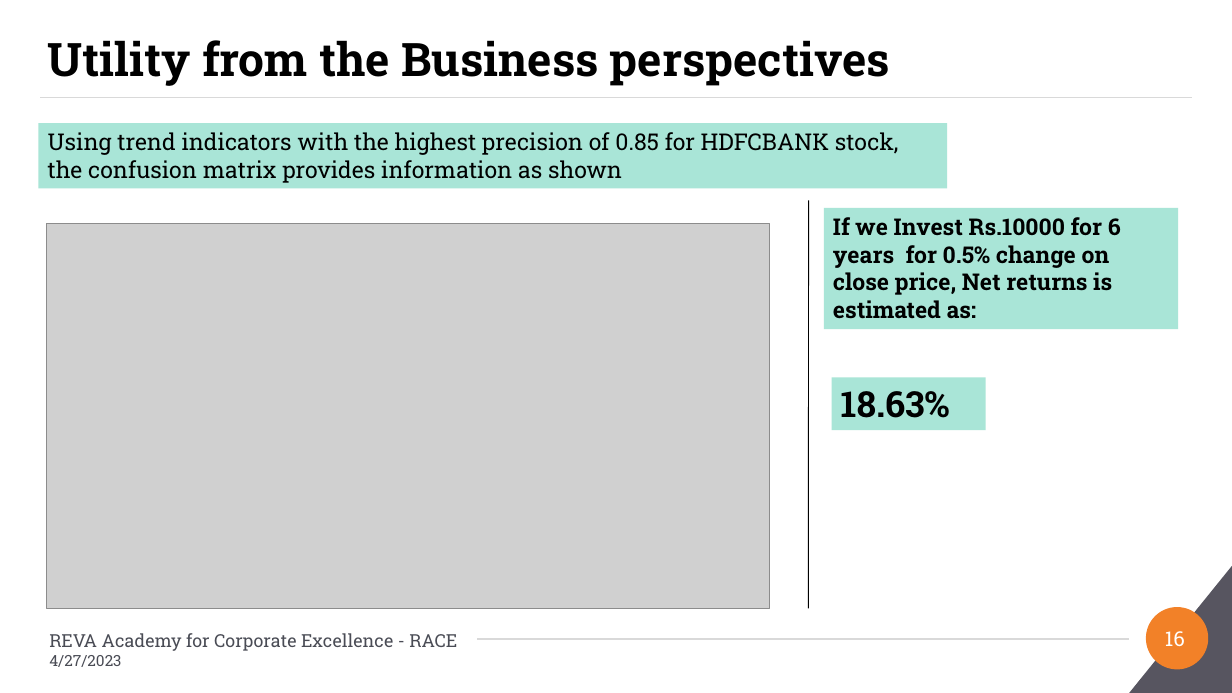
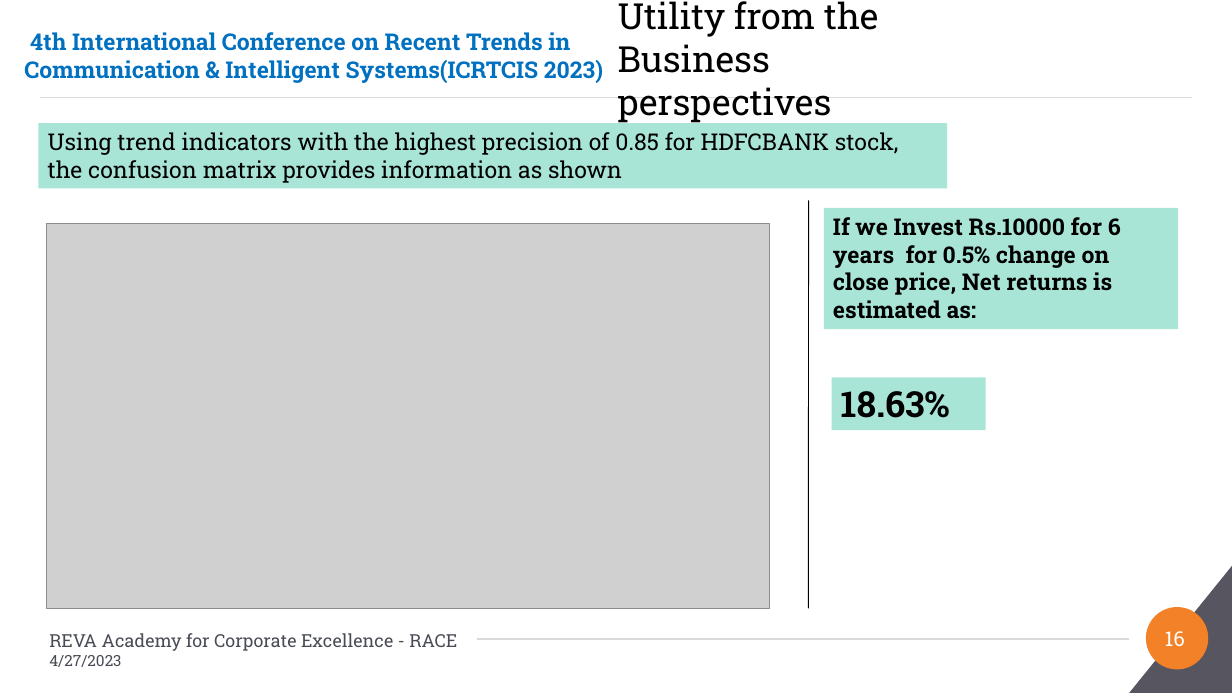
Before and after one commit to Embedded-org/ACCOMPLISHMENTS, a slide deck: slide 16 of RACE_CAPSTONE_PROJECT2/Conference_Paper2/PaperID-180_Direction Detection of Select Stocks with Machine Learning.pptx. Drawn at 1232x693 pixels with LibreOffice and Linux fonts; fonts in the diff are those of the drawing; grey boxes stand for pictures; background and template pictures are left out. Boxes give left, top, right and bottom in pixels: in the first picture for what was removed or moved away, otherwise in the second. Text is boxed around its words. In the diff, an @@ line names an element or a change of style, - is before the commit and + after.

```diff
--- a/RACE_CAPSTONE_PROJECT2/Conference_Paper2/PaperID-180_Direction Detection of Select Stocks with Machine Learning.pptx
+++ b/RACE_CAPSTONE_PROJECT2/Conference_Paper2/PaperID-180_Direction Detection of Select Stocks with Machine Learning.pptx
@@ title "Utility from the Business perspectives": place and size @@
-title "Utility from the Business perspectives" at (48, 40, 890, 86)
+title "Utility from the Business perspectives" at (618, 1, 878, 124)
@@ title "Utility from the Business perspectives" at (618, 1, 878, 124): size 36 to 28 pt, bold off @@
@@ text added at (24, 32, 603, 83), 18 pt, text #0070C0, bold @@
+4th International Conference on Recent Trends in Communication & Intelligent Systems(ICRTCIS 2023)
```
Also in this commit, not shown: 22 other slides changed.
